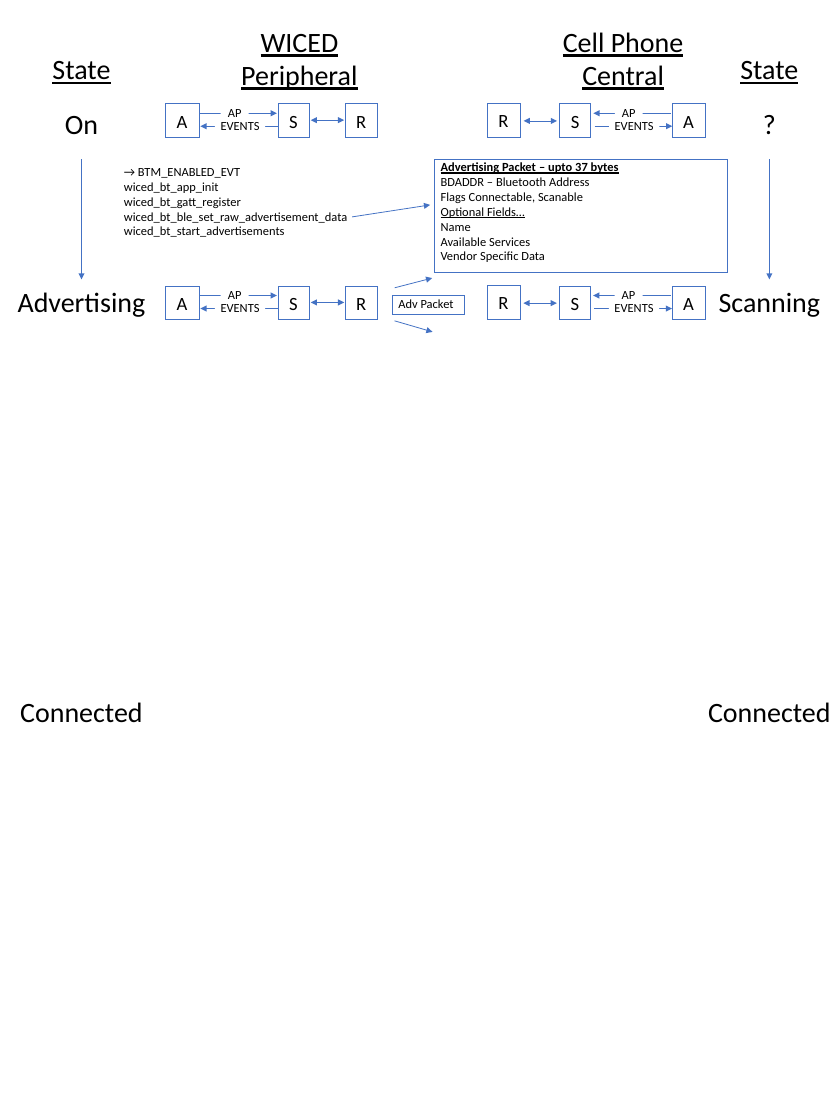
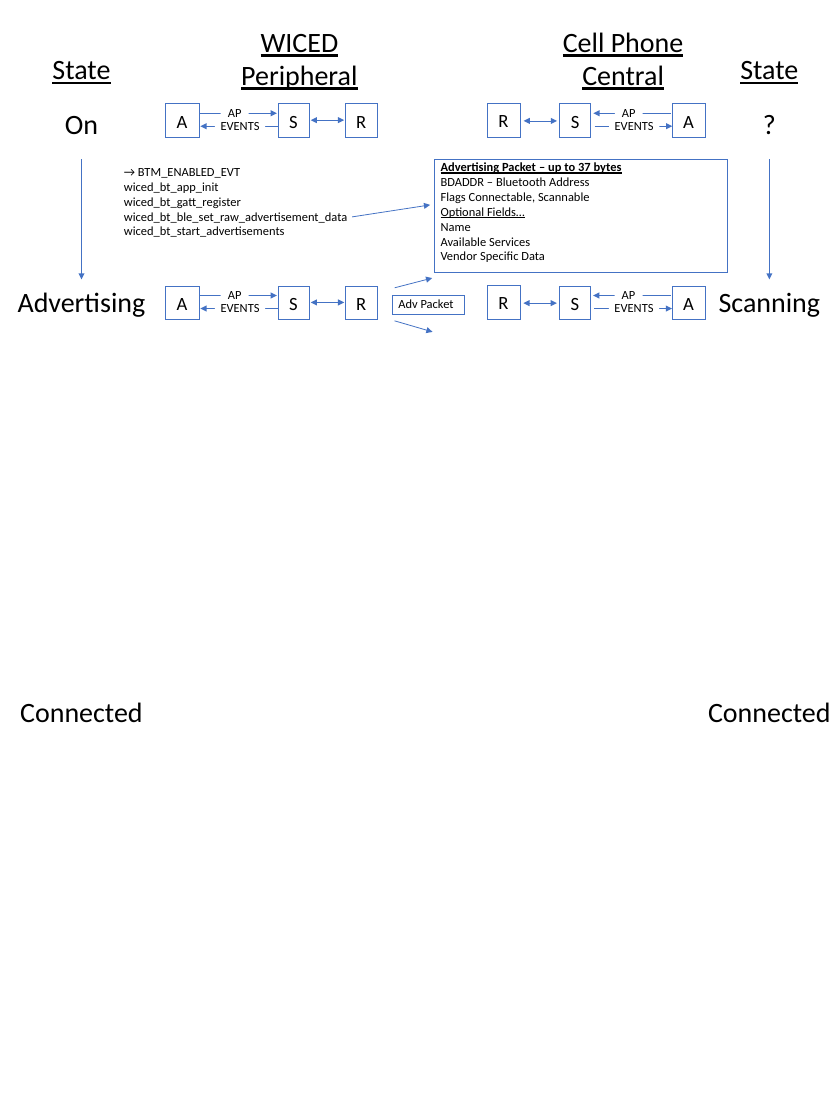
Before and after one commit to iotexpert/WBT101, a slide deck: slide 2 of labmanual/Drawings/bleintro.pptx. Drawn at 840x1120 pixels with LibreOffice and Linux fonts; fonts in the diff are those of the drawing. Boxes give left, top, right and bottom in pixels: in the first picture for what was removed or moved away, otherwise in the second. Text is boxed around its words. In the diff, an @@ line names an element or a change of style, - is before the commit and + after.

Commit message:
fix typos

```diff
--- a/labmanual/Drawings/bleintro.pptx
+++ b/labmanual/Drawings/bleintro.pptx
@@ text in rectangle at (441,161,622,175): spaces changed @@
-Advertising Packet – upto 37 bytes
+Advertising Packet – up to 37 bytes
@@ text in rectangle at (441,192,590,203): text changed @@
-Flags Connectable, Scanable
+Flags Connectable, Scannable
```
Also in this commit, not shown: 1 other slide changed.
